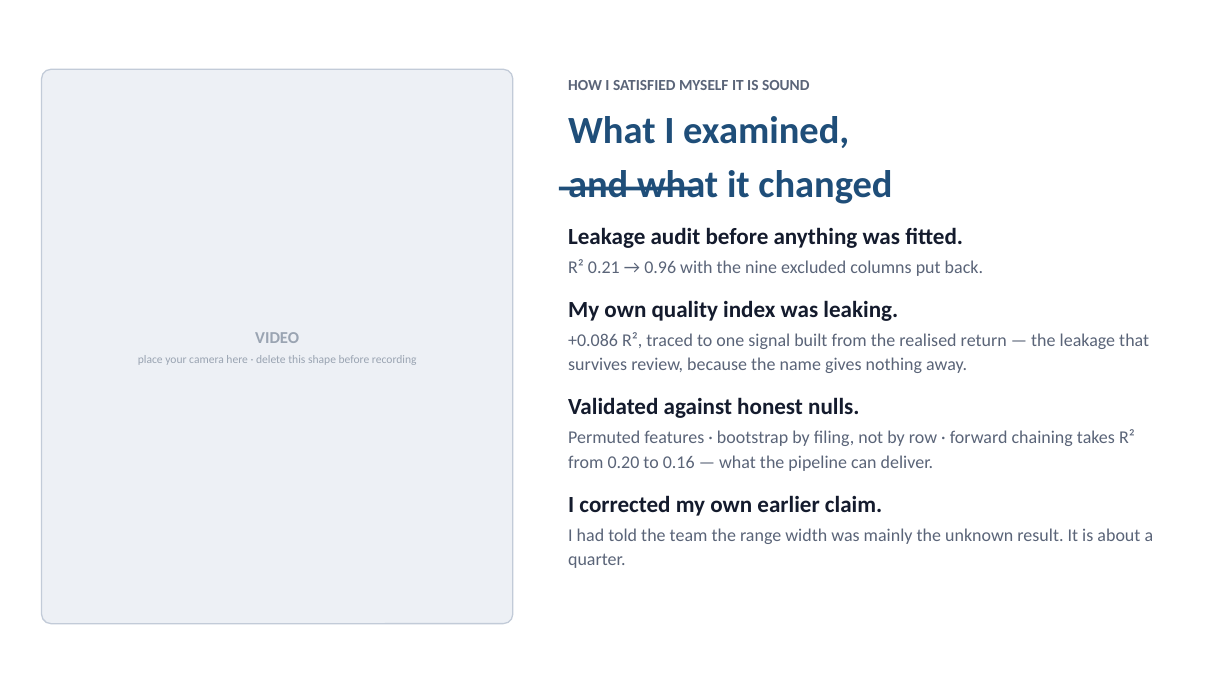
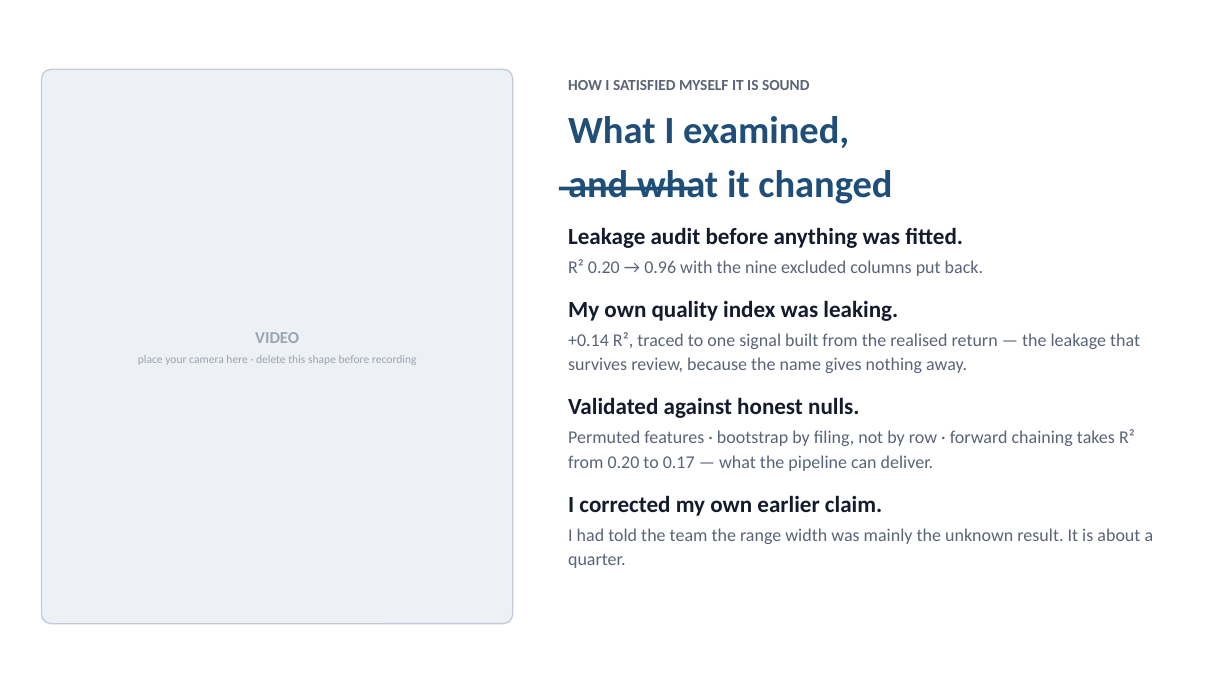
Before and after one commit to ruiruiruir/DSA_26S2, a slide deck: slide 6 of q5_video/Q5_handover_deck.pptx. Drawn at 1232x693 pixels with LibreOffice and Linux fonts; fonts in the diff are those of the drawing. Boxes give left, top, right and bottom in pixels: in the first picture for what was removed or moved away, otherwise in the second. Text is boxed around its words. In the diff, an @@ line names an element or a change of style, - is before the commit and + after.

```diff
--- a/q5_video/Q5_handover_deck.pptx
+++ b/q5_video/Q5_handover_deck.pptx
@@ text at (568,259,983,276): text changed @@
-R² 0.21 → 0.96 with the nine excluded columns put back.
+R² 0.20 → 0.96 with the nine excluded columns put back.
@@ text at (568,332,1140,373): text changed @@
-+0.086 R², traced to one signal built from the realised return — the leakage that survives review, because the name gives nothing away.
++0.14 R², traced to one signal built from the realised return — the leakage that survives review, because the name gives nothing away.
@@ text at (568,429,1135,471): text changed @@
-Permuted features · bootstrap by filing, not by row · forward chaining takes R² from 0.20 to 0.16 — what the pipeline can deliver.
+Permuted features · bootstrap by filing, not by row · forward chaining takes R² from 0.20 to 0.17 — what the pipeline can deliver.
```
Also in this commit, not shown: 3 other slides changed, 2 other files.
